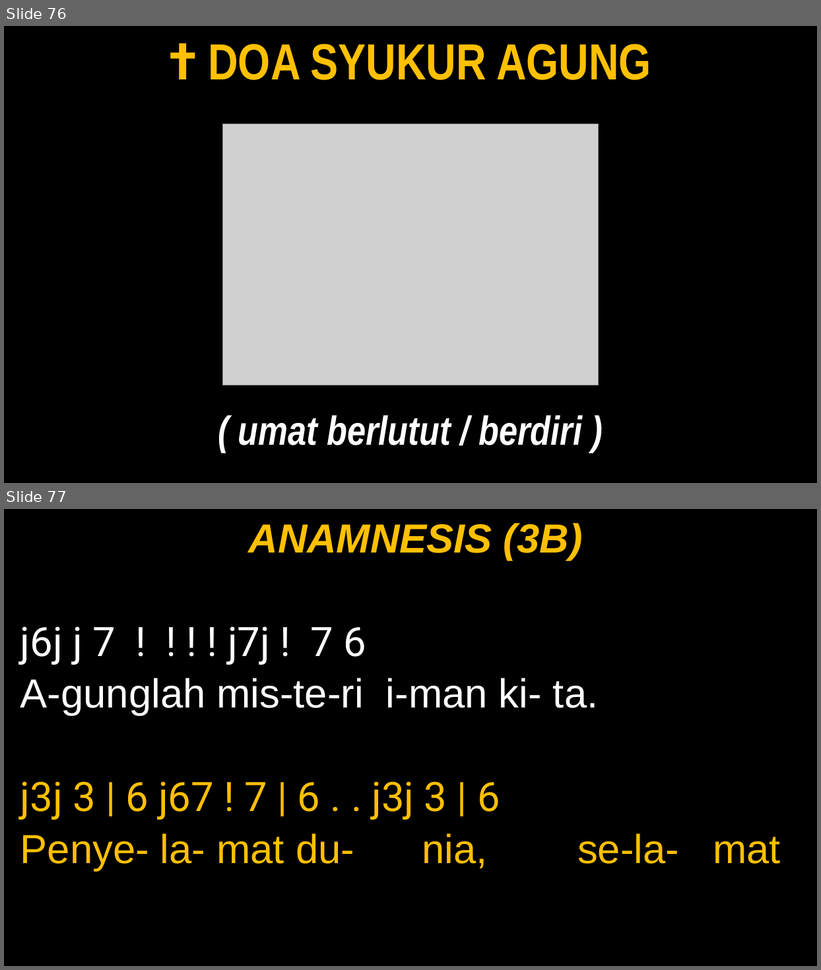
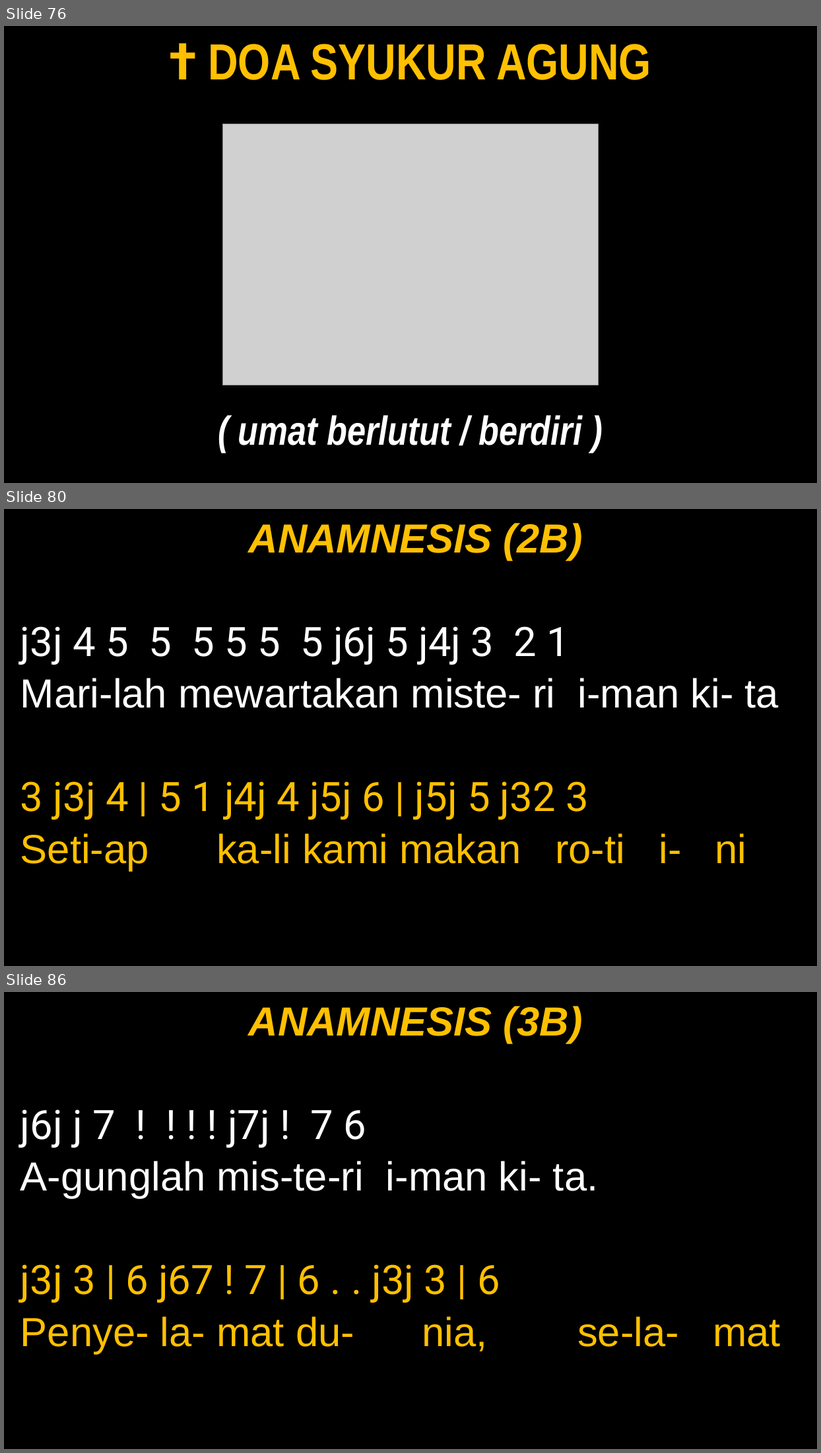
Before and after one commit to JasonEvan/Mikael-PPT-Maker, a slide deck: app/template/Template_Mingguan.pptx. Shown one above the other, each under a label of ours: slides 76 and 77 before the commit, slides 76, 80 and 86 after it; the slides between them are not shown. The pictures are 821x970 and 821x1453 pixels, drawn with LibreOffice and Linux fonts; fonts in the diff are those of the drawing; grey boxes stand for pictures. Boxes give left, top, right and bottom in pixels: in the first picture for what was removed or moved away, otherwise in the second. Text is boxed around its words. In the diff, an @@ line names an element or a change of style, - is before the commit and + after.

Commit message:
feat: add anamnesis that dynamically chosen based on docx

```diff
--- a/app/template/Template_Mingguan.pptx
+++ b/app/template/Template_Mingguan.pptx
@@ slide 80 added at box(4, 509, 817, 966), background #000000 @@
@@ text added at box(20, 523, 779, 871), 48 pt, text #FFC000 @@
+ANAMNESIS (2B)
+j3j 4 5 5 5 5 5 5 j6j 5 j4j 3 2 1
+Mari-lah mewartakan miste- ri i-man ki- ta
+3 j3j 4 | 5 1 j4j 4 j5j 6 | j5j 5 j32 3
+Seti-ap ka-li kami makan ro-ti i- ni
@@ what was slide 77 is now slide 86 @@
```
Also in this commit, not shown: 8 other slides added, 4 other files.
